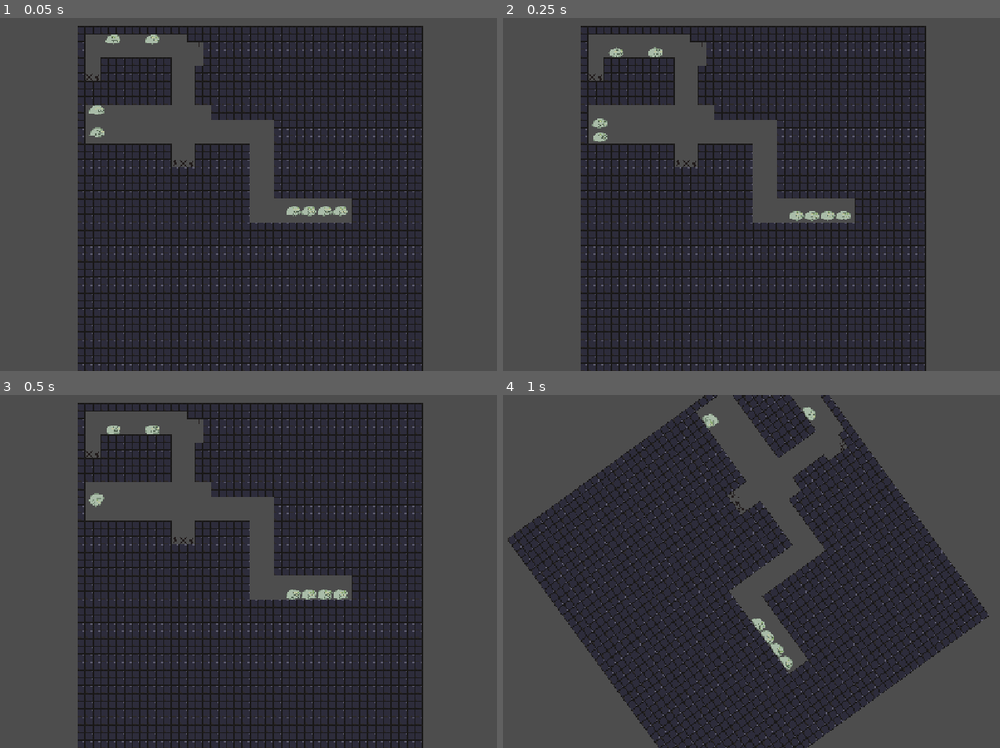
Above: before the commit, frames 1-4 (two rows, left to right).
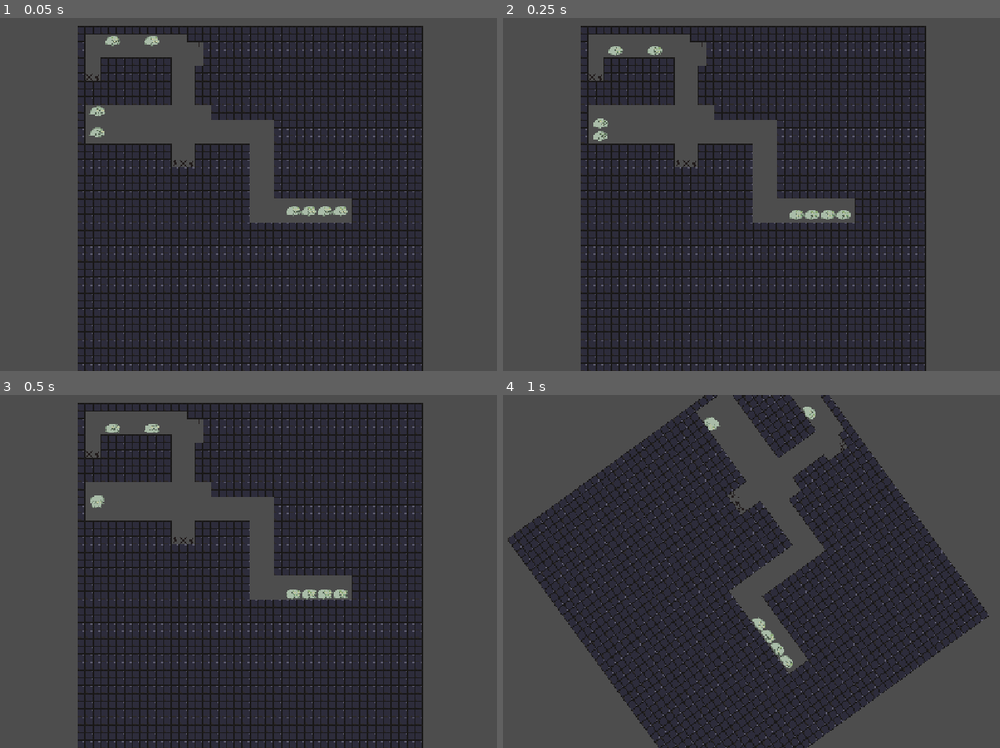
Above: after the commit, the same moments.

Repository: DIceEvYo/GnomewardsLair
Game: Godot game, scene res://scenes/game.tscn
The game is run twice, just before and just after one commit, with the same random seed, the same clock (stepped at 60 frames per second) and the same inputs. Sound files missing from this copy of the repository are replaced by a short silence.
Inputs (mouse positions are in pixels of both pictures, inside the frame that each line leads up to):
- Up to frame 1 (0.05 s): no input
- Up to frame 2 (0.25 s): no input
- Up to frame 3 (0.5 s): no input
- Up to frame 4 (1 s): move the mouse to (716, 642) at 0.52 s; hold D (rotate_right) from 0.53 s (still down); click (716, 642) at 0.67 s

The runs differ from the first frame. In frame 1, 0.1% of the frame differs, in the area x 17-69%, y 4-57%; in frame 2, 0.3%, in the area x 17-70%, y 8-58%; in frame 3, 0.3%; in frame 4, 0.2%.

Commit message:
increased player friction and changed player collision shape to a circle to reduce snagging on objects.

Diff:
--- a/scenes/level_1.tscn
+++ b/scenes/level_1.tscn
@@ -29,10 +29,3 @@
 [node name="Level1" type="TileMapLayer"]
 tile_map_data = PackedByteArray("AAABACsAAAAAAAAAAAACACsAAAAAAAAAAAADACsAAAAAAAAAAAAEACsAAAAAAAAAAAAFACsAAAAAAAAAAAAGAC …(27264 unchanged characters)…
 tile_set = SubResource("TileSet_rus8k")
-
-[connection signal="body_entered" from="Spikes" to="Spikes" method="_on_body_entered"]
-[connection signal="body_entered" from="@Area2D@27888" to="@Area2D@27888" method="_on_body_entered"]
-[connection signal="body_entered" from="@Area2D@27889" to="@Area2D@27889" method="_on_body_entered"]
-[connection signal="body_entered" from="@Area2D@28127" to="@Area2D@28127" method="_on_body_entered"]
-[connection signal="body_entered" from="@Area2D@28128" to="@Area2D@28128" method="_on_body_entered"]
-[connection signal="body_entered" from="@Area2D@28129" to="@Area2D@28129" method="_on_body_entered"]
--- a/scenes/player_slime.tscn
+++ b/scenes/player_slime.tscn
@@ -7,12 +7,11 @@
 [sub_resource type="ShaderMaterial" id="ShaderMaterial_y7wq0"]
 shader = ExtResource("2_fj311")
 
-[sub_resource type="RectangleShape2D" id="RectangleShape2D_531f3"]
-resource_local_to_scene = true
+[sub_resource type="CircleShape2D" id="CircleShape2D_fj311"]
+radius = 13.0
 
-[sub_resource type="RectangleShape2D" id="RectangleShape2D_fj311"]
-resource_local_to_scene = true
-size = Vector2(21, 21)
+[sub_resource type="CircleShape2D" id="CircleShape2D_y7wq0"]
+radius = 14.0
 
 [node name="PlayerSlime" type="CharacterBody2D"]
 collision_layer = 2
@@ -26,7 +25,7 @@
 texture = ExtResource("3_fj311")
 
 [node name="CollisionShape2D" type="CollisionShape2D" parent="."]
-shape = SubResource("RectangleShape2D_531f3")
+shape = SubResource("CircleShape2D_fj311")
 debug_color = Color(0, 0.6, 0.701961, 0.741176)
 
 [node name="Area2D" type="Area2D" parent="."]
@@ -35,7 +34,7 @@
 monitorable = false
 
 [node name="CollisionShape2D" type="CollisionShape2D" parent="Area2D"]
-shape = SubResource("RectangleShape2D_fj311")
+shape = SubResource("CircleShape2D_y7wq0")
 debug_color = Color(0.965892, 0.165891, 0.215202, 0.42)
 
 [connection signal="body_entered" from="Area2D" to="." method="_on_area_2d_body_entered"]
--- a/scripts/player_slime.gd
+++ b/scripts/player_slime.gd
@@ -12,7 +12,7 @@
 var form = 0
 
 var bounce_strength: float = 0.5
-var friction: float = 20
+var friction: float = 70
 # used to help calculate bounce
 var previous_y: float = 0
 
@@ -20,7 +20,7 @@
 var progress: int = 0
 # based on how many slimes there are in the map, set by map_rotater.gd
 var progress_cap: int
-var shape_size: Vector2
+var shape_radius: float
 @onready var collision_shape_player := $CollisionShape2D
 @onready var collision_shape_area2d := $Area2D/CollisionShape2D
 @onready var sprite: Sprite2D = $Sprite2D
@@ -64,9 +64,9 @@
 					if form < EWW.size()-1:
 						form += 1
 						sprite.texture = load(EWW[form])
-						shape_size = sprite.texture.get_size()
-						collision_shape_player.shape.size =  Vector2(shape_size.x - 7.0, shape_size.y - 7.0)
-						collision_shape_area2d.shape.size = Vector2(shape_size.x - 6.0, shape_size.y - 6.0)
+						shape_radius = sprite.texture.get_size().x / 2
+						collision_shape_player.shape.radius =  shape_radius - 6.0
+						collision_shape_area2d.shape.radius = shape_radius - 5.0
 
 			# - 1 because progress_cap is max slimes, but the last one is win
 			if form == EWW.size()-1 or progress >= progress_cap - 1:
